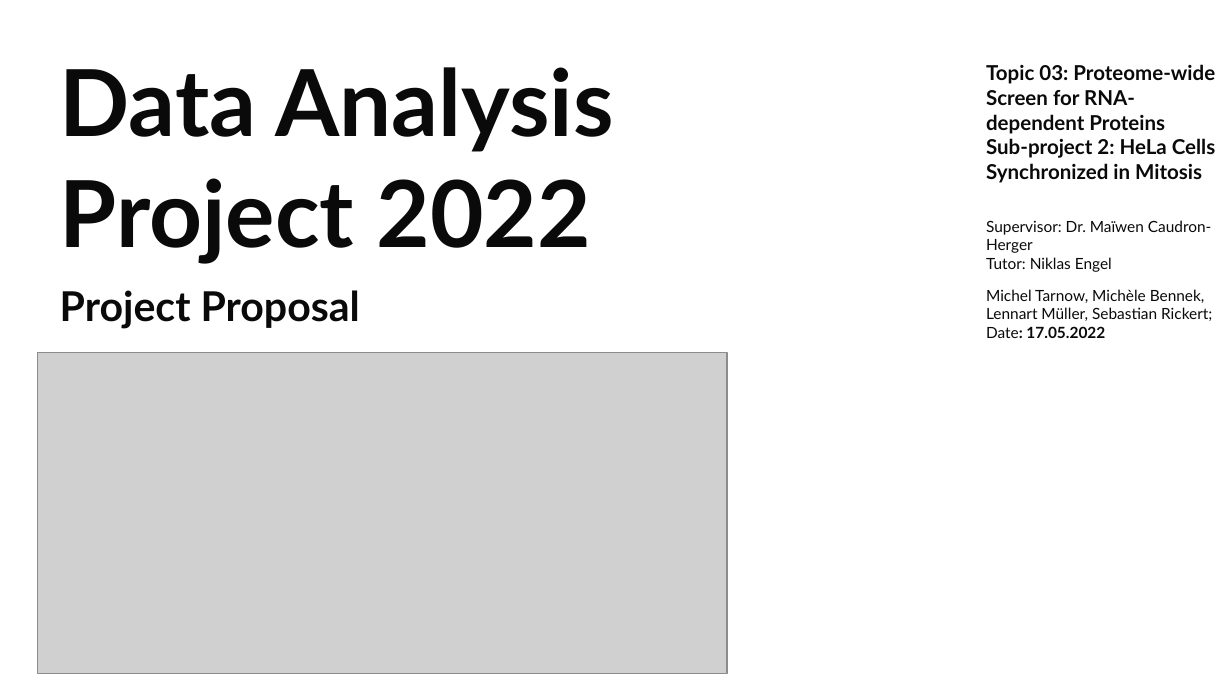
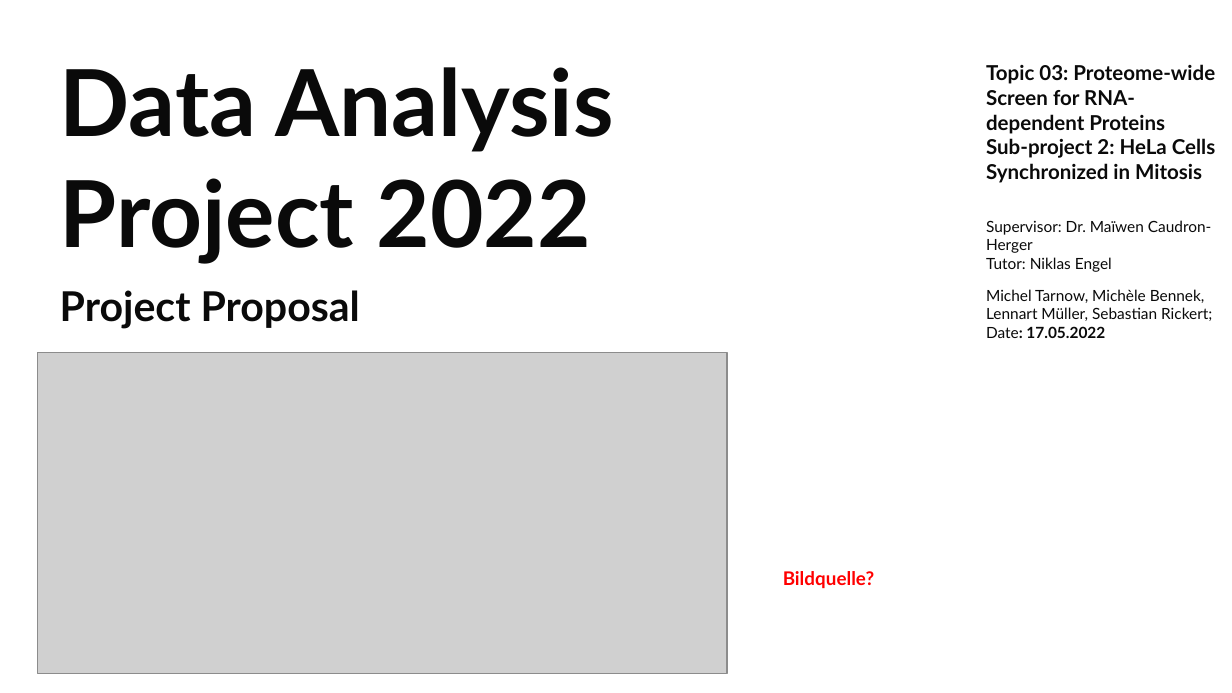
Before and after one commit to datascience-mobi-2022/2022-topic-03-team-02, a slide deck: slide 1 of projectproposal/PP.pptx. Drawn at 1232x693 pixels with LibreOffice and Linux fonts; fonts in the diff are those of the drawing; grey boxes stand for pictures. Boxes give left, top, right and bottom in pixels: in the first picture for what was removed or moved away, otherwise in the second. Text is boxed around its words. In the diff, an @@ line names an element or a change of style, - is before the commit and + after.

```diff
--- a/projectproposal/PP.pptx
+++ b/projectproposal/PP.pptx
@@ text added at <box>783,571,874,588</box>, 11 pt, text #FF0000, bold @@
+Bildquelle?
```
Also in this commit, not shown: 4 other slides changed, 2 slides added.
